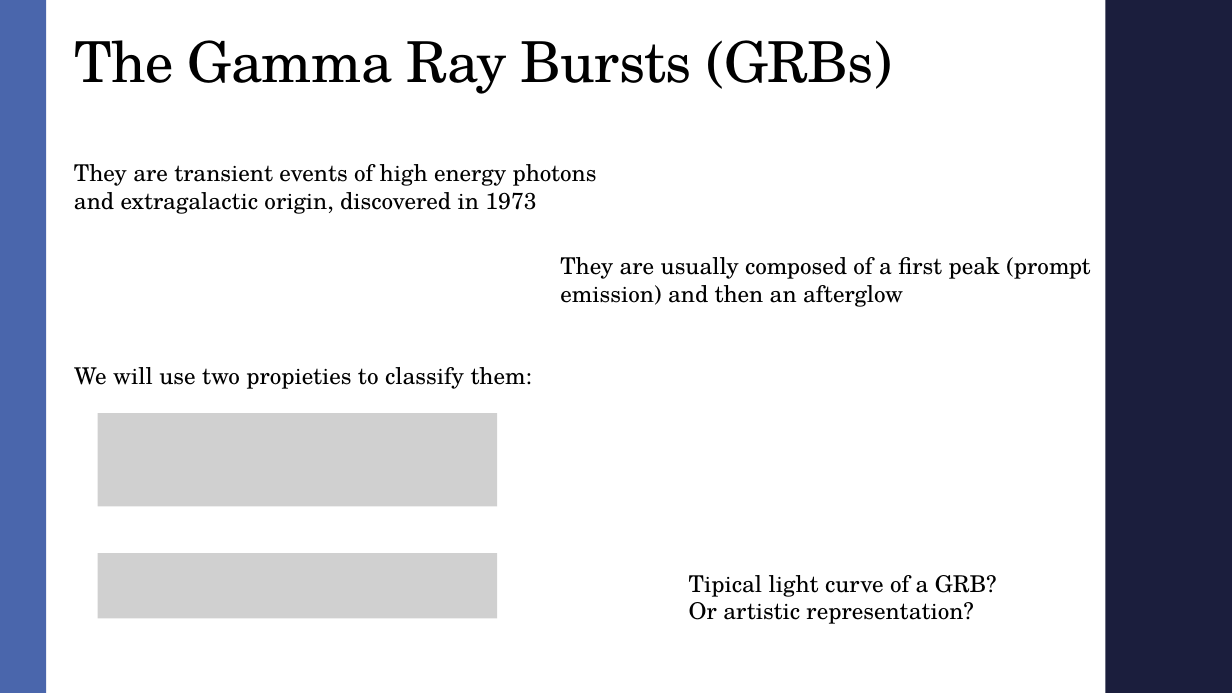
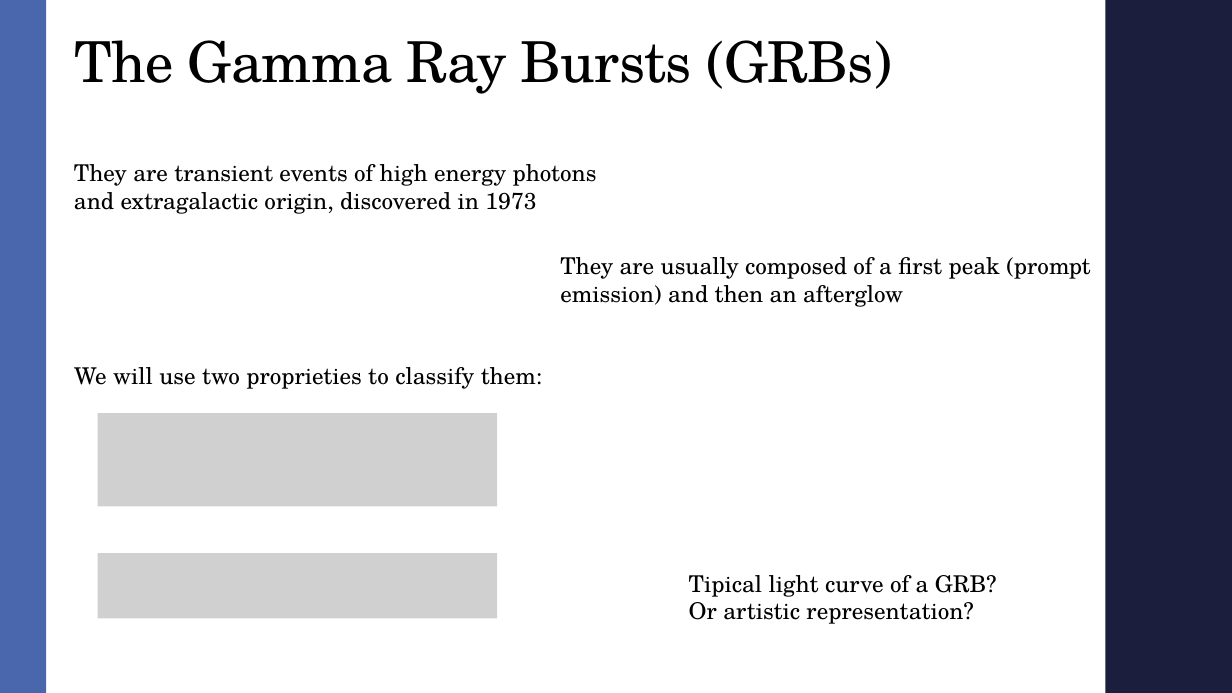
Before and after one commit to AndreaMarcone01/Bayesian_exam, a slide deck: slide 3 of Seminar.pptx. Drawn at 1232x693 pixels with LibreOffice and Linux fonts; fonts in the diff are those of the drawing; grey boxes stand for pictures; background and template pictures are left out. Boxes give left, top, right and bottom in pixels: in the first picture for what was removed or moved away, otherwise in the second. Text is boxed around its words. In the diff, an @@ line names an element or a change of style, - is before the commit and + after.

```diff
--- a/Seminar.pptx
+++ b/Seminar.pptx
@@ text at bbox=[74, 367, 542, 389]: text changed @@
-We will use two propieties to classify them:
+We will use two proprieties to classify them:
```
Also in this commit, not shown: 8 other slides changed, 2 slides added, 4 other files.
